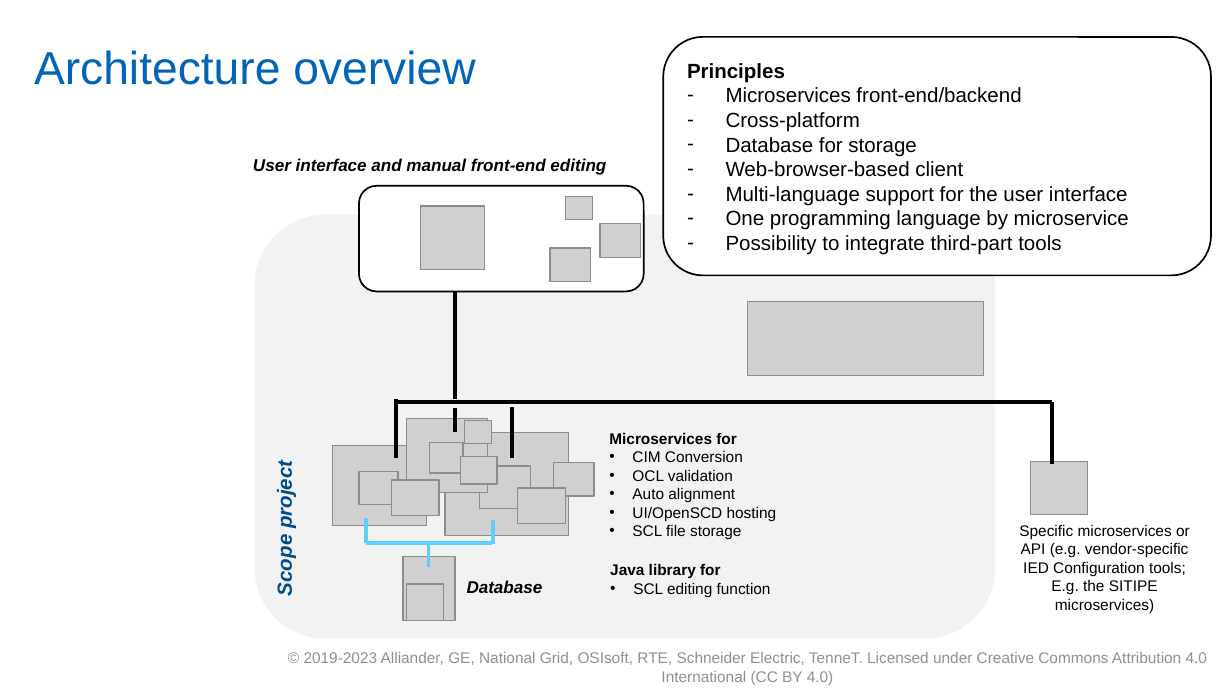
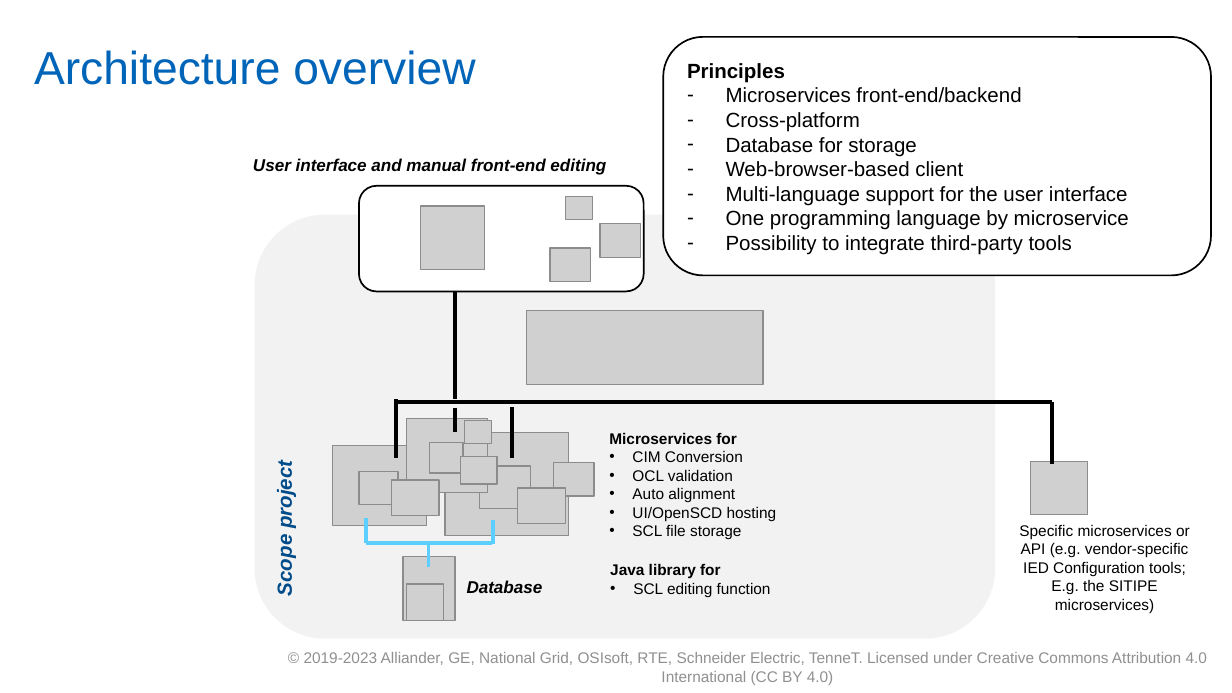
Before and after one commit to com-pas/contributing, a slide deck: slide 1 of roadmap-docs/CoMPAS architecture overview 2023.pptx. Drawn at 1232x693 pixels with LibreOffice and Linux fonts; fonts in the diff are those of the drawing; grey boxes stand for pictures; background and template pictures are left out. Boxes give left, top, right and bottom in pixels: in the first picture for what was removed or moved away, otherwise in the second. Text is boxed around its words. In the diff, an @@ line names an element or a change of style, - is before the commit and + after.

Commit message:
Improvements based on feedback

```diff
--- a/roadmap-docs/CoMPAS architecture overview 2023.pptx
+++ b/roadmap-docs/CoMPAS architecture overview 2023.pptx
@@ text in rounded rectangle at bbox=[726, 235, 1072, 255]: text changed @@
-– Possibility to integrate third-part tools
+– Possibility to integrate third-party tools
@@ picture: place and size @@
-picture at bbox=[748, 302, 984, 376]
+picture at bbox=[526, 310, 763, 384]
```
